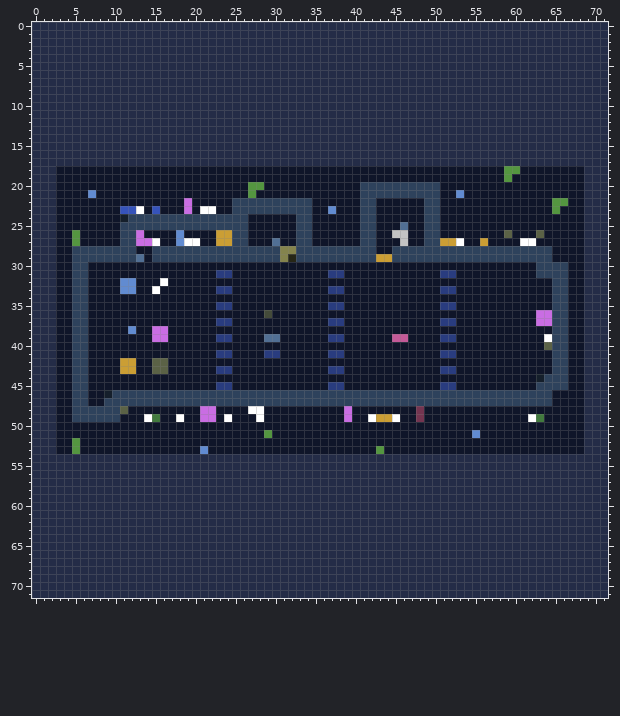
Sprite sheet, stored at 903level.png. Above, as it was before the edit.
The file is 72x72 pixels.
After:
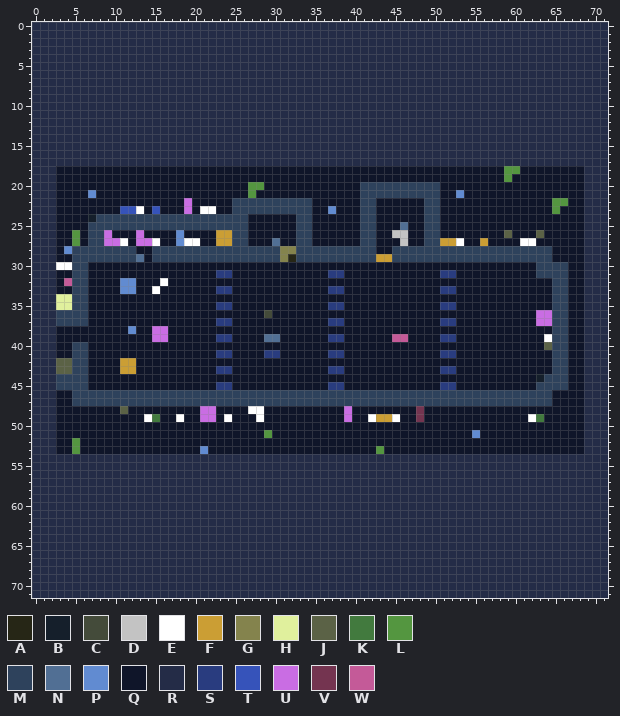
Palette (. is transparent): A #262616  B #151f2b  C #444b3a  D #c3c3c3  E #ffffff  F #cb9e34  G #84834d  H #e0f09d  J #5b6246  K #427a3e  L #549640  M #2e425c  N #516f94  P #618bd1  Q #0f1529  R #242c47  S #293c7f  T #3653ba  U #c96de3  V #743450  W #c45a98
The exact change:
Changed rows in their new state; - is an unchanged pixel.
first column x 3:
24 ----BMMMM-----
25 ----MMMM------
26 ----MMU-QQ----
27 ----MMUUEQ----
28 -P------------
30 EE------------
32 -W------------
34 HH------------
35 HH------------
36 MM------------
37 MM------------
38 --QQ----------
39 --QQ----------
42 JJ----------QQ
43 JJ----------QQ
44 MM------------
45 MM------------
46 ----MMM-------
47 ----MM--------
48 --QQQQQQ------
49 --QQQQQQ------
Pixel boxes of the changes (left, top, right, bottom) in both pictures:
changed: (56, 214, 136, 422)
changed: (152, 358, 168, 374)
